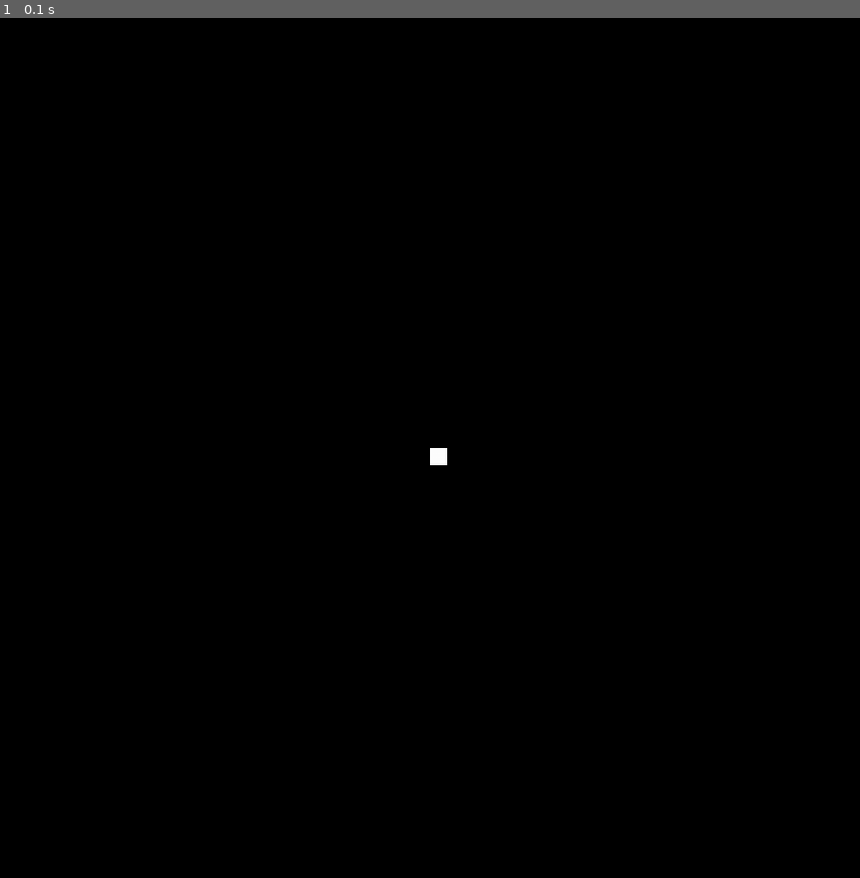
Above: before the commit, frame 1.
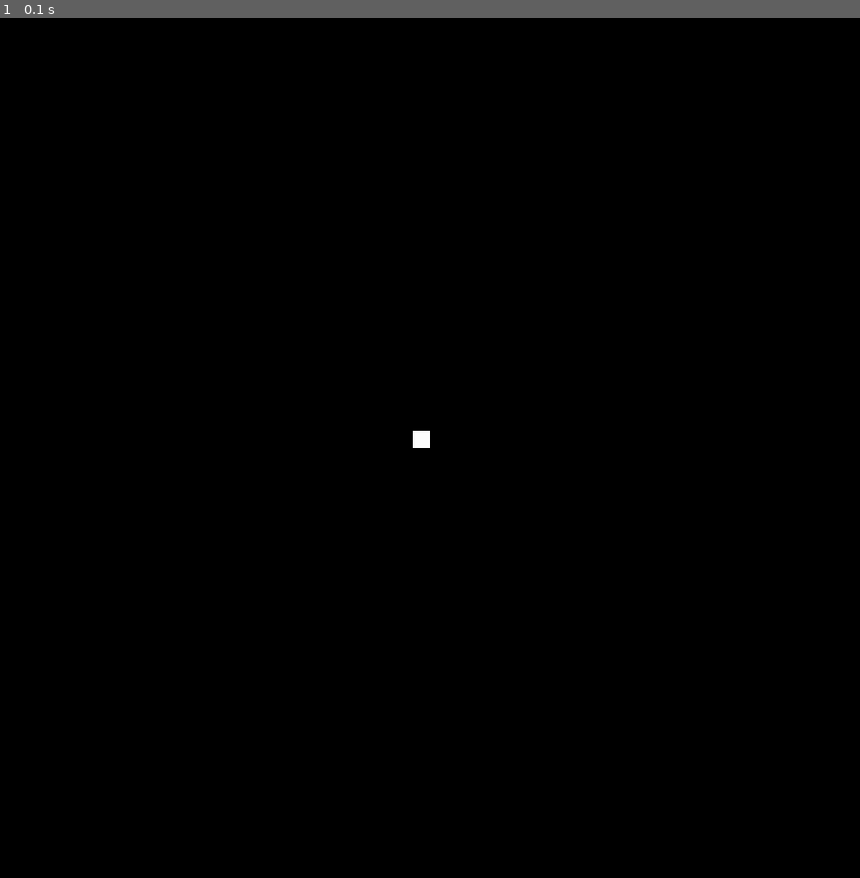
Above: after the commit, the same moment.

Repository: LikelyLucid/Pygame
Game: pygame game, started from Component2.py
The game is run twice, just before and just after one commit, with the same random seed, the same clock (stepped at 60 frames per second) and the same inputs.
Inputs:
- Up to frame 1 (0.1 s): no input

The runs differ from the first frame. In frame 1, less than 0.1% of the frame differs, in the area x 48-52%, y 48-52%.

Commit message:
Feb 17, 2023, 11:16 AM

Diff:
--- a/Component2.py
+++ b/Component2.py
@@ -19,8 +19,8 @@
 # exit_font = pygame.font.Font('arialblack', 30)
 
 quit_game = False
-snake_x = screen_width / 2
-snake_y = screen_height / 2
+snake_x = screen_width / 2 -20
+snake_y = screen_height / 2 -20
 
 while not quit_game:
     for event in pygame.event.get():
